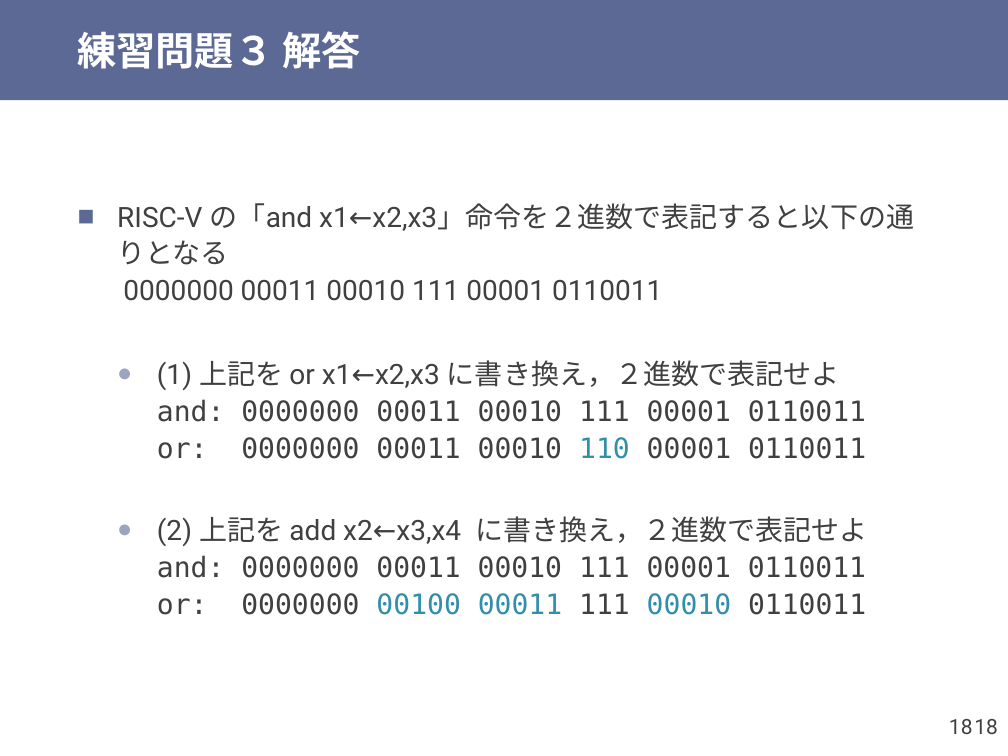
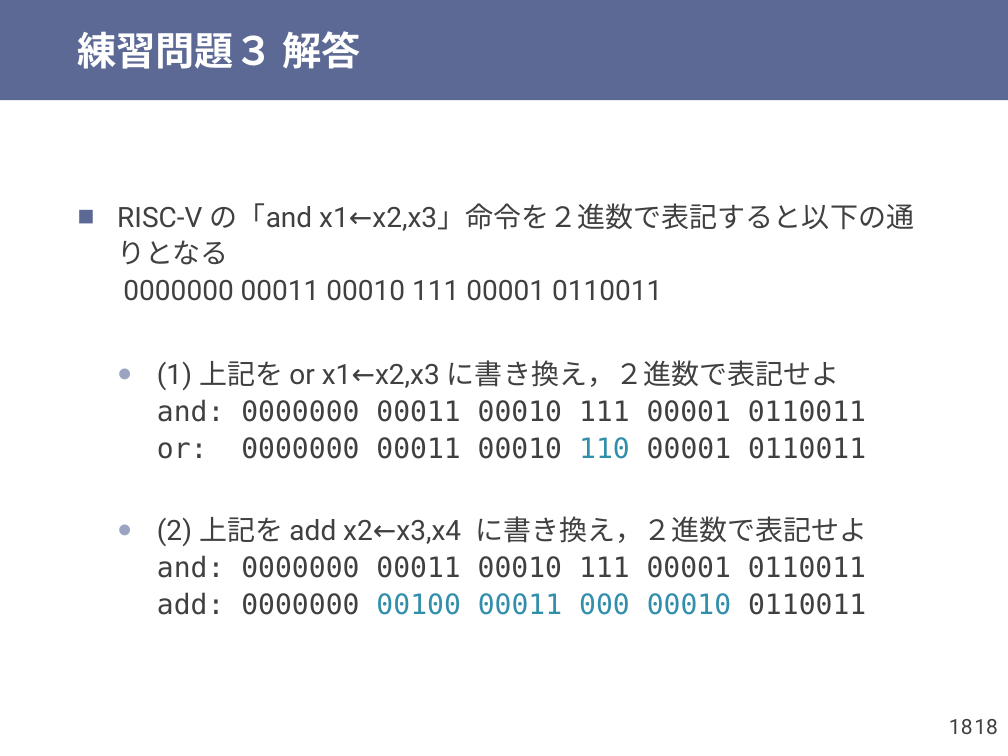
Before and after one commit to shioyadan/otya-computer-architecture-i, a slide deck: slide 18 of cai-shioya-exercises.pptx. Drawn at 1008x756 pixels with LibreOffice and Linux fonts; fonts in the diff are those of the drawing. Boxes give left, top, right and bottom in pixels: in the first picture for what was removed or moved away, otherwise in the second. Text is boxed around its words. In the diff, an @@ line names an element or a change of style, - is before the commit and + after.

Commit message:
練習問題の解答を訂正

```diff
--- a/cai-shioya-exercises.pptx
+++ b/cai-shioya-exercises.pptx
@@ text at (157,516,868,615): text changed @@
-  ● (2) 上記を add x2←x3,x4 に書き換え，２進数で表記せよ
-    and: 0000000 00011 00010 111 00001 0110011
-    or: 0000000 00100 00011 111 00010 0110011
+  ● (2) 上記を add x2←x3,x4 に書き換え，２進数で表記せよ
+    and: 0000000 00011 00010 111 00001 0110011
+    add: 0000000 00100 00011 000 00010 0110011
```
Also in this commit, not shown: 1 other slide changed, 2 other files.
